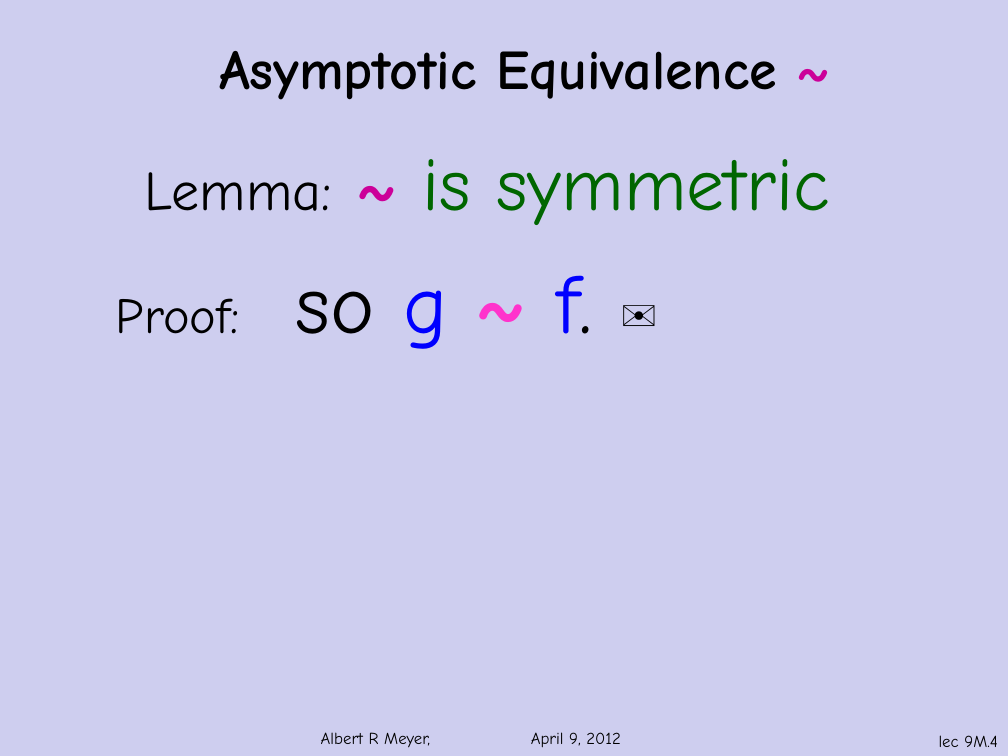
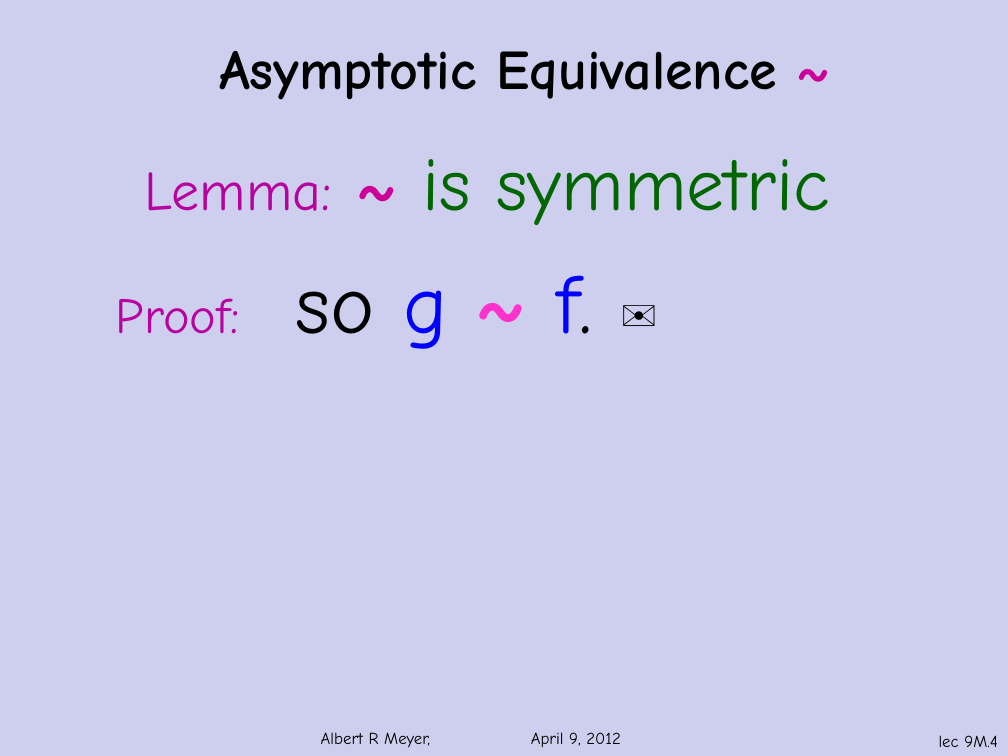
Before and after one commit to armeyer/mcs_web, a slide deck: slide 4 of spring12/slidesS12/asymptotics.pptx. Drawn at 1008x756 pixels with LibreOffice and Linux fonts; fonts in the diff are those of the drawing; background and template pictures are left out. Boxes give left, top, right and bottom in pixels: in the first picture for what was removed or moved away, otherwise in the second. Text is boxed around its words. In the diff, an @@ line names an element or a change of style, - is before the commit and + after.

```diff
--- a/spring12/slidesS12/asymptotics.pptx
+++ b/spring12/slidesS12/asymptotics.pptx
@@ text "Lemma: ~ is symmetric" at (145,159,829,225): text colour #000000 to #B702A0 in "Lemma:" @@
@@ text "Proof: so g ~ f. ..." at (116,275,592,349): text colour #000000 to #B702A0 in "Proof:" @@
```
Also in this commit, not shown: 15 other slides changed.
